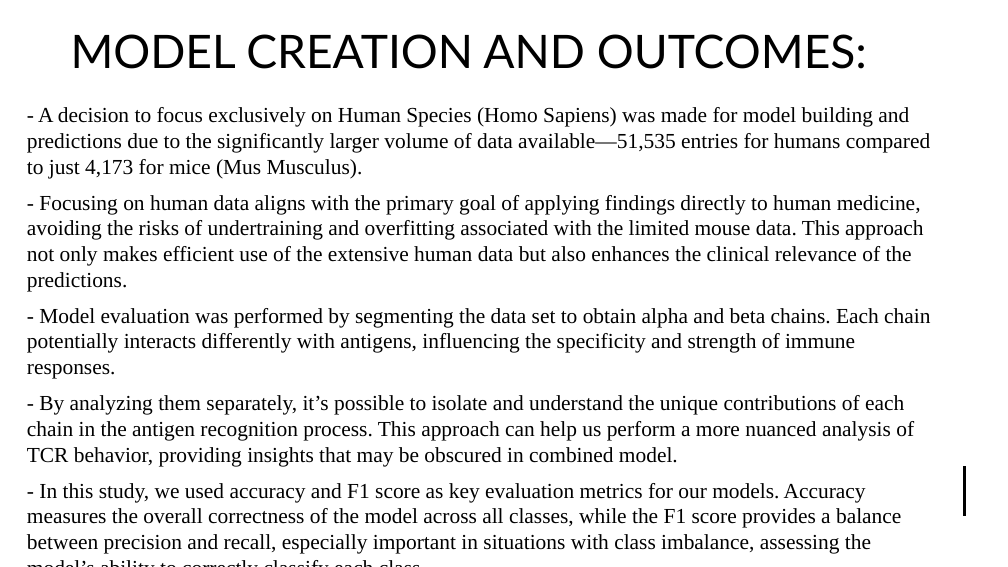
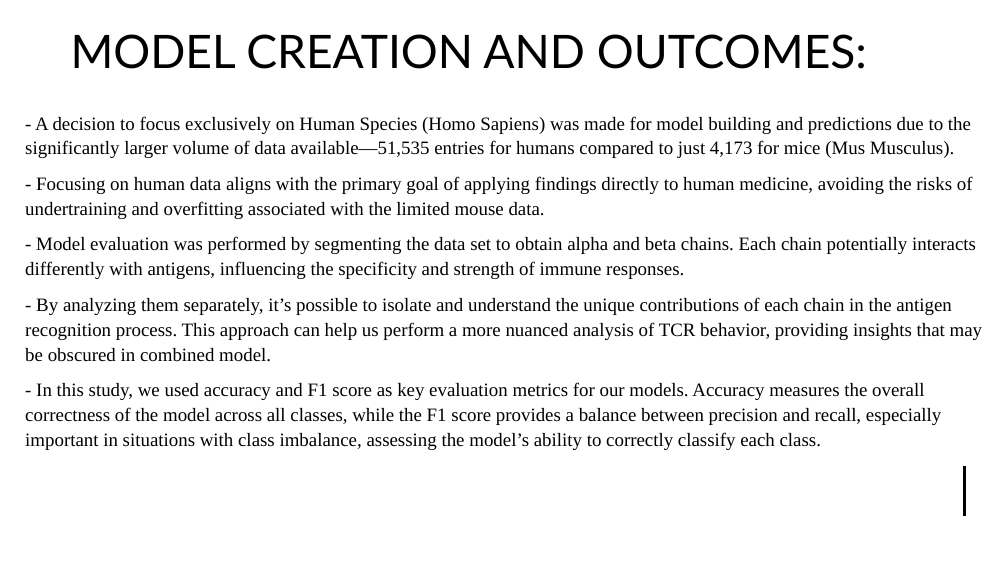
Before and after one commit to UoB-DSMP-2023-24/dsmp-2024-group4, a slide deck: slide 17 of summative presentation/Summative Oral Presentation-Group 4.pptx. Drawn at 1008x567 pixels with LibreOffice and Linux fonts; fonts in the diff are those of the drawing. Boxes give left, top, right and bottom in pixels: in the first picture for what was removed or moved away, otherwise in the second. Text is boxed around its words. In the diff, an @@ line names an element or a change of style, - is before the commit and + after.

```diff
--- a/summative presentation/Summative Oral Presentation-Group 4.pptx
+++ b/summative presentation/Summative Oral Presentation-Group 4.pptx
@@ text "- A decision to focus ...": place and size @@
-text "- A decision to focus ..." at (27, 107, 930, 554)
+text "- A decision to focus ..." at (25, 116, 983, 450)
@@ text at (25, 116, 983, 450): size 20.4 to 18 pt in "- A decision to focus exclusively on ...", "- Model evaluation was performed by segmenting ...", "- By analyzing them separately, it’s possible ...", "- In this study, we used accuracy ..."; line spacing 1 to 1.1 @@
@@ text at (25, 176, 973, 219): text changed; size 20.4 to 18 pt @@
-- Focusing on human data aligns with the primary goal of applying findings directly to human medicine, avoiding the risks of undertraining and overfitting associated with the limited mouse data. This approach not only makes efficient use of the extensive human data but also enhances the clinical relevance of the predictions.
+- Focusing on human data aligns with the primary goal of applying findings directly to human medicine, avoiding the risks of undertraining and overfitting associated with the limited mouse data.
```
Also in this commit, not shown: 3 other slides changed, 2 other files.
